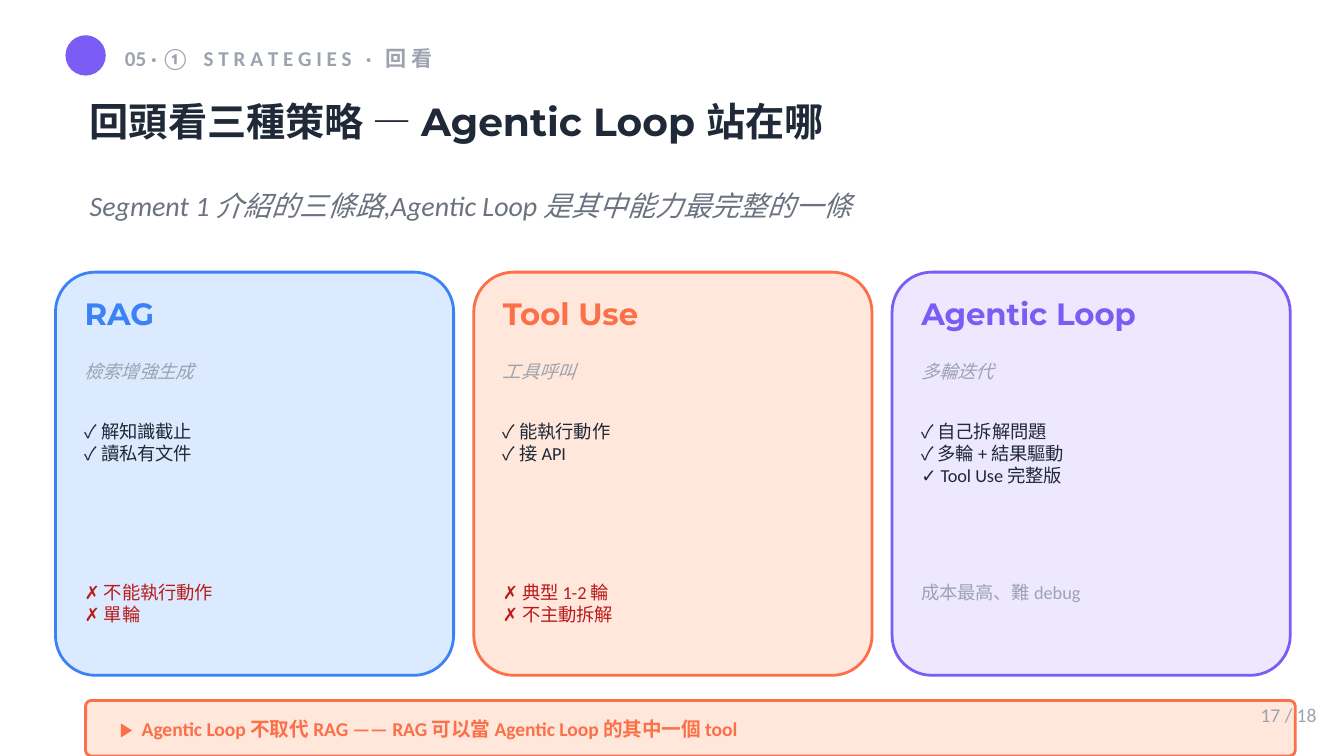
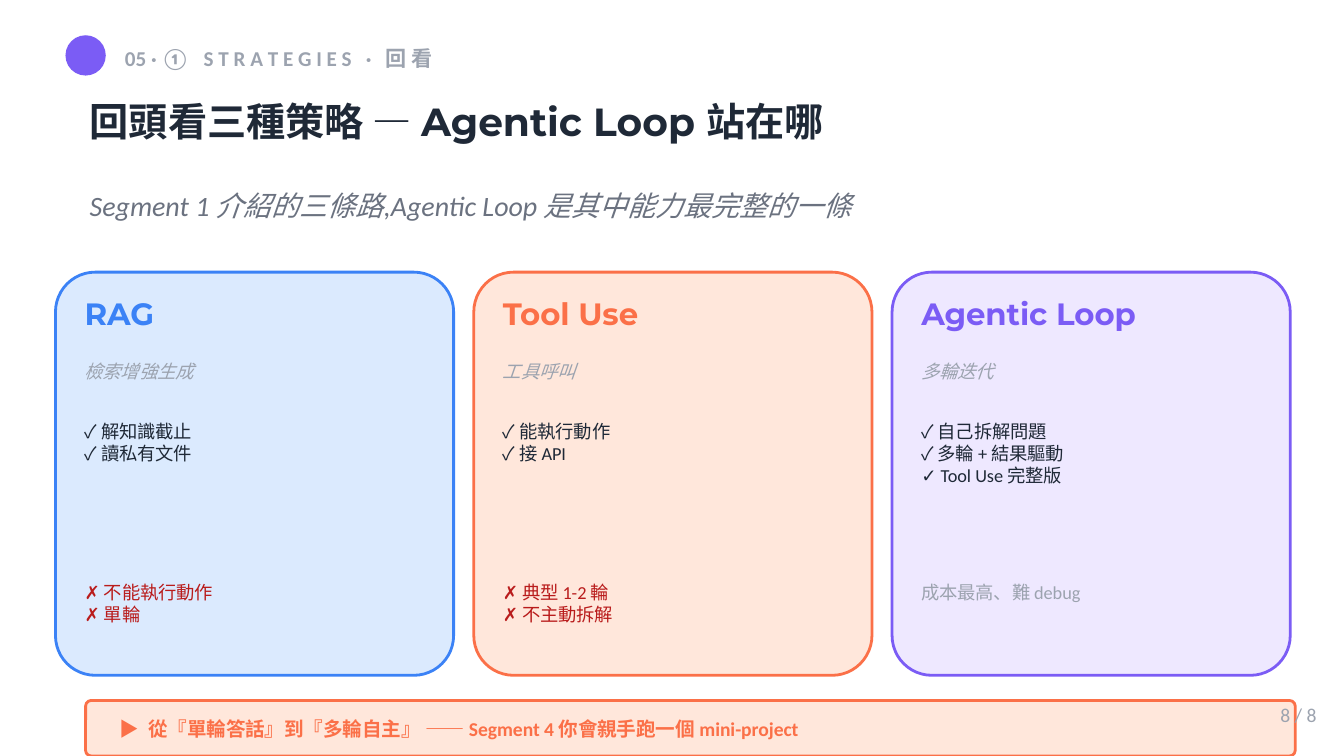
Before and after one commit to mjib007/nchu-mcp-workshop-2026, a slide deck: slide 8 of 03-agentic-tool-loop.pptx (slide 17 before the commit). Drawn at 1344x756 pixels with LibreOffice and Linux fonts; fonts in the diff are those of the drawing. Boxes give left, top, right and bottom in pixels: in the first picture for what was removed or moved away, otherwise in the second. Text is boxed around its words. In the diff, an @@ line names an element or a change of style, - is before the commit and + after.

```diff
--- a/03-agentic-tool-loop.pptx
+++ b/03-agentic-tool-loop.pptx
@@ text at (148,719,798,740): text changed @@
-▶ Agentic Loop 不取代 RAG —— RAG 可以當 Agentic Loop 的其中一個 tool
+▶ 從『單輪答話』到『多輪自主』 —— Segment 4 你會親手跑一個 mini-project
@@ text at (1280,709,1317,722): text changed @@
-17 / 18
+8 / 8
```
Also in this commit, not shown: 4 other slides changed, 2 slides added, 12 slides removed, 1 other file.
